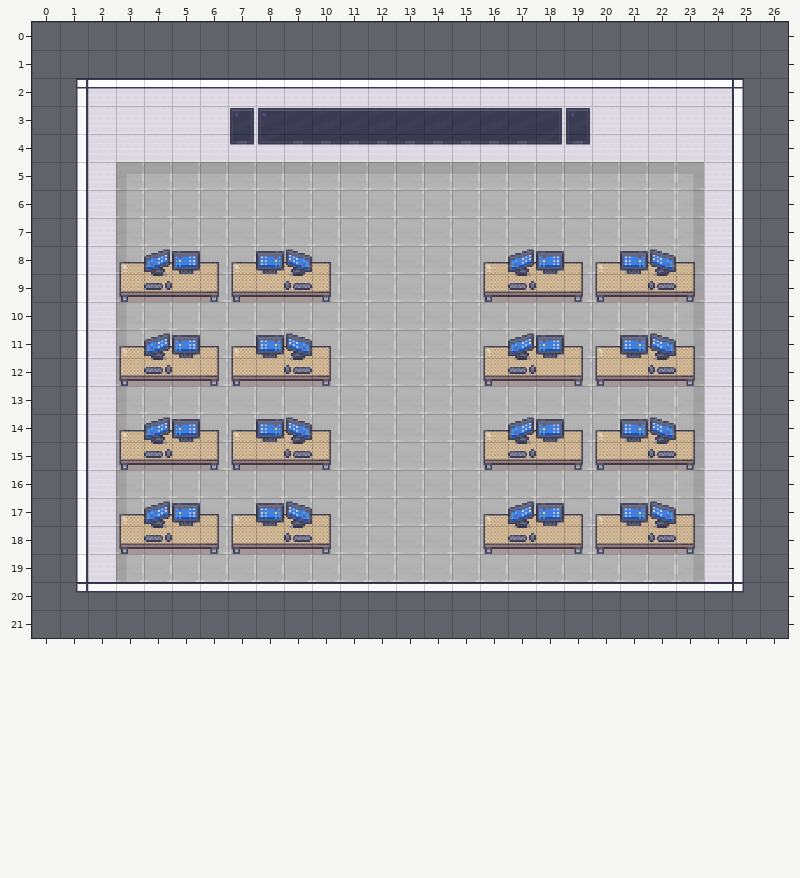
Tiled map (JSON) -- assets/maps/lab.json. Above, as it was before the edit.
Cells are 32x32 px. Shown: x 0..26, y 0..21. The old version is drawn lined up with the new one.
Once edited:
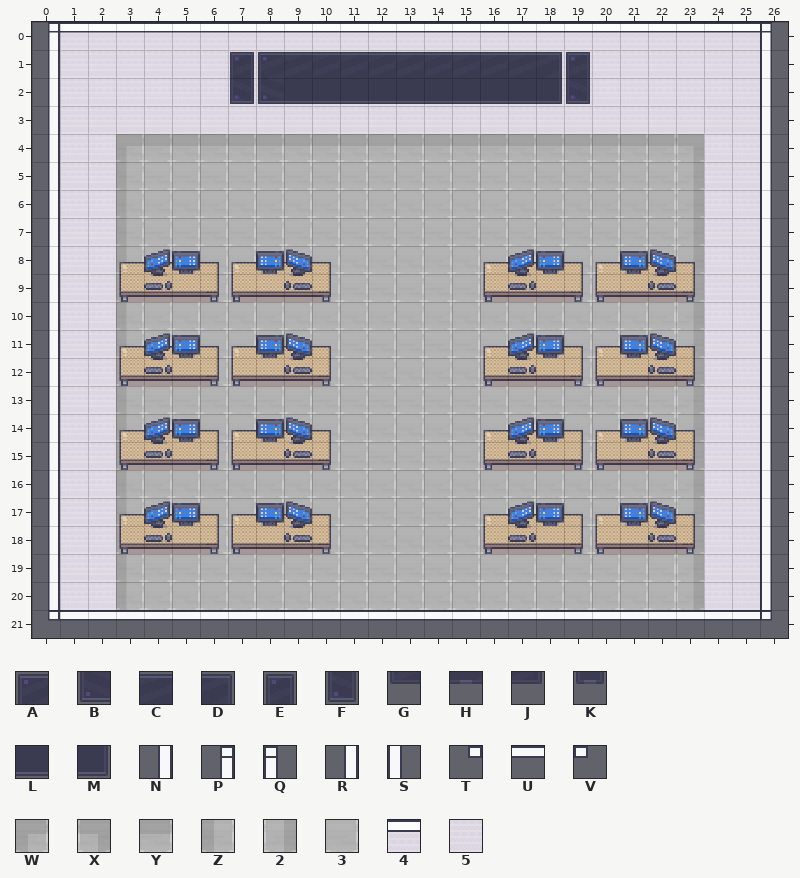
Key: from "screens": A 26, B 26 flipped up-down, C 27, D 28, E 29, F 29 flipped up-down, G 42, H 43, J 44, K 45, L 60 flipped up-down, M 62 flipped up-down; from "wall-floor": N 3, P 23, Q 25, R 39, S 41, T 55, U 56, V 57, W 90, X 90 flipped left-right, Y 91, Z 106, 2 106 flipped left-right, 3 107, 4 177, 5 181.
_ is an empty cell.
Changes in this commit:
map size 25x19 -> 27x22 cells (old content now starts at 1,2; both pictures use the new coordinates)
Layer "walls":
y 0: x 0..26 ___________________________ -> P4444444444444444444444444Q
y 1: x 0..26 ___________________________ -> N5555555555555555555555555S
y 2: x 0..26 _P44444444444444444444444Q_ -> R5555555555555555555555555S
y 3: x 0..1 _N -> R5; x 25..26 S_ -> 5S
y 4..19: x 0..1 _R -> R5; x 25..26 S_ -> 5S
y 20: x 0..26 _TUUUUUUUUUUUUUUUUUUUUUUUV_ -> R55_____________________55S
y 21: x 0..26 ___________________________ -> TUUUUUUUUUUUUUUUUUUUUUUUUUV
Layer "floor":
y 4: x 3..23 _____________________ -> WYYYYYYYYYYYYYYYYYYYX
y 20: x 3..23 _____________________ -> Z33333333333333333332
Layer "screens":
y 1: x 7..19 _____________ -> EACCCCCCCCCDE
y 2: x 7..19 _____________ -> FBLLLLLLLLLMF
y 3: x 7..19 EACCCCCCCCCDE -> _____________
y 4: x 7..19 KGHHHHHHHHHJK -> _____________
